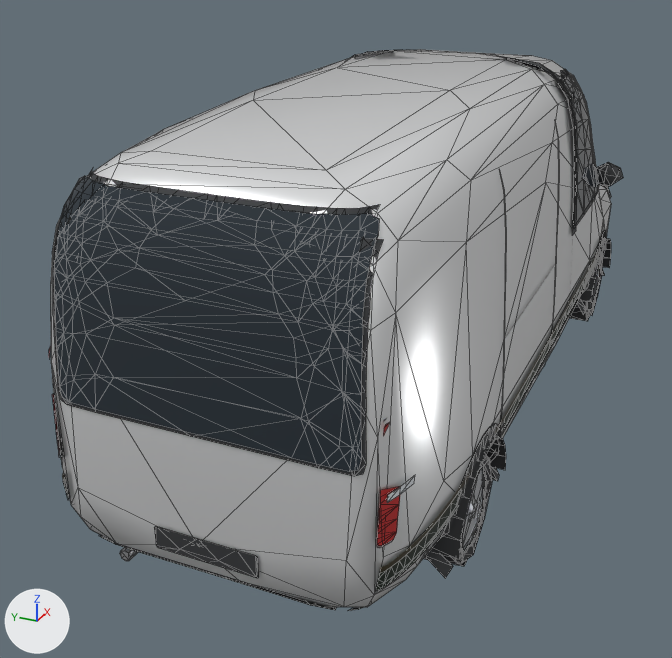
What one commit did to the glTF model assets/fleet/pro_loc_far.glb.
Both versions are drawn from a camera (50 mm lens) standing at (-5.68, -1.94, 3.2) and looking at (-0.46, 0.41, 0.59). The lights are fixed; the arrows at lower left show +X, +Y and +Z. The older version comes first. Mesh edges are drawn as thin lines on the coarser meshes. Where no turn or scale is listed for an object, it has been applied to the vertices.

In view in the first picture: 'ArchLiner.003', 'ArchTrim-1.001', 'Body', 'Glass-1', 'PlateR', 'ProStripe-1', 'RearGlass', 'RgFrame', 'TailLamp', 'WheelRR' and 16 more.
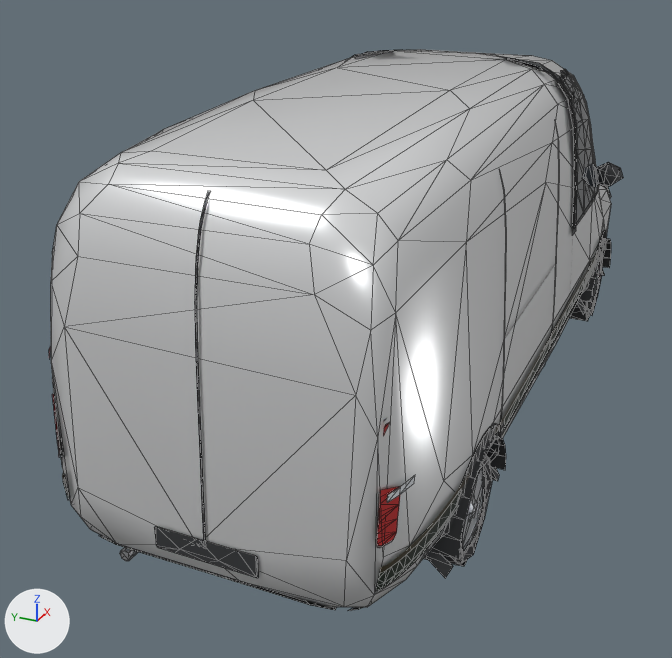
Where the change shows, as pixel boxes [x1, y1, x2, y2] in the pictures (672 x 658 px):
'RearGlass', deleted
    before: [55, 176, 379, 472]
'RgFrame', deleted
    before: [53, 170, 383, 476]
'RearDoorSeam', added
    after: [195, 191, 210, 549]

The edits, one by one:
Mesh me_reardoorseam is new.
It has 24 vertices, 22 faces and spans x -2.81..-2.6, y -0.01..0.01, z 0.56..2.16.
It uses material mat_det (dark grey #353638).
Object 'RearGlass' (ob_rearglass) is deleted.
Object 'RgFrame' (ob_rgframe) is deleted.
Object 'RearDoorSeam' (ob_reardoorseam) is new; it shows me_reardoorseam.
Its location is (0.0, 0.0, 0.0).
